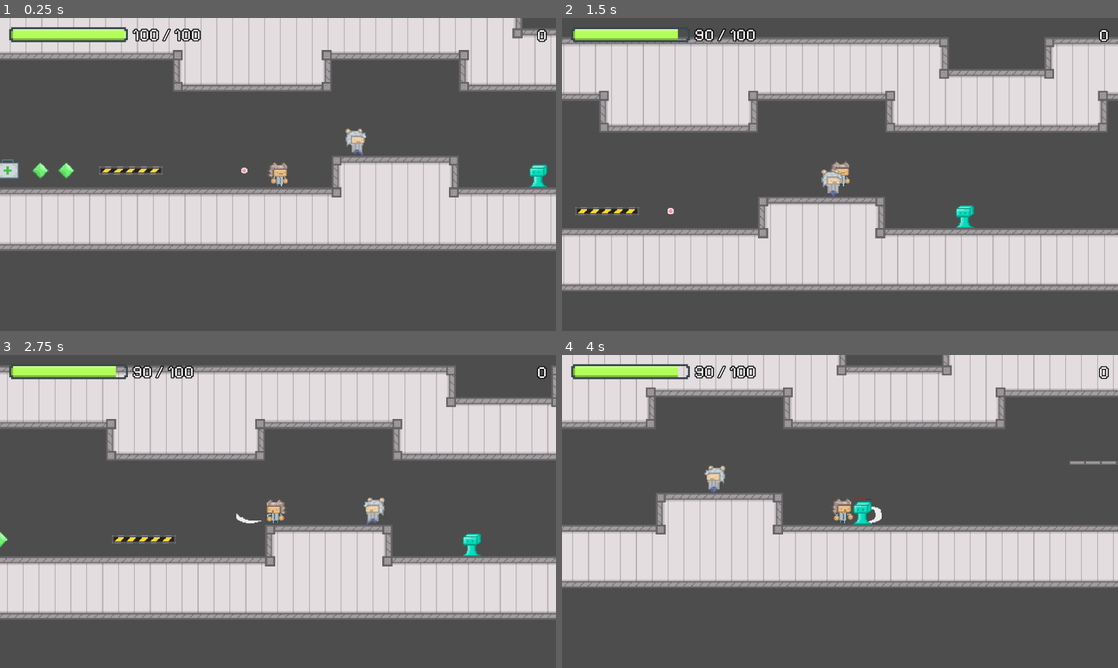
Above: before the commit, frames 1-4 (two rows, left to right).
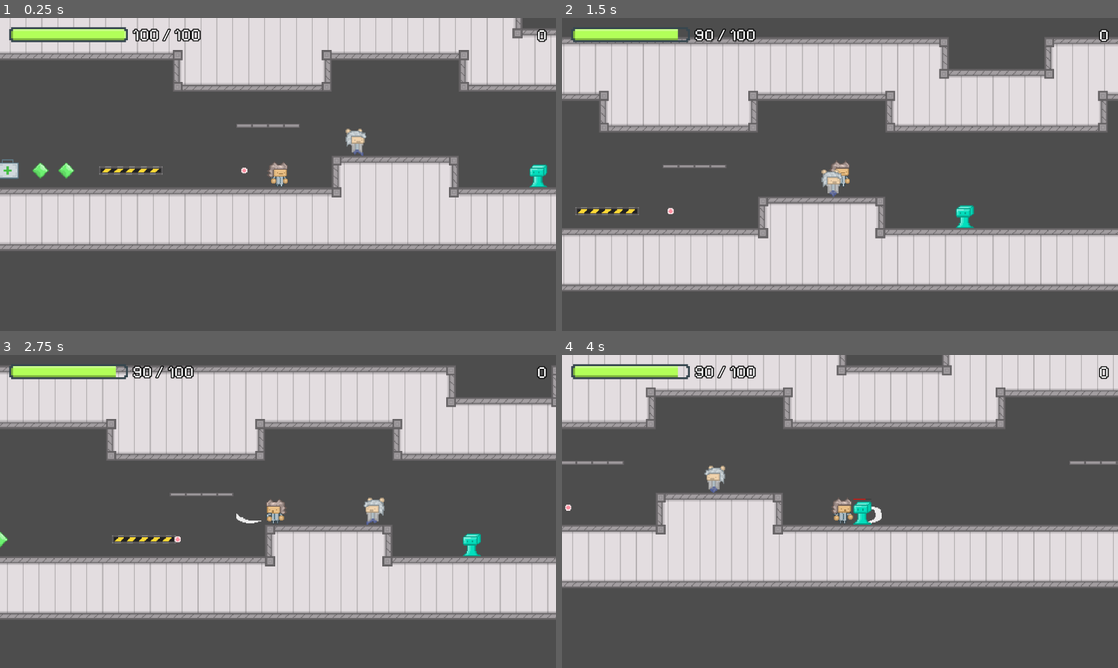
Above: after the commit, the same moments.

Repository: Brian-Magnuson/lab_escape_gd
Game: Godot game, scene res://scenes/level_0.tscn
The game is run twice, just before and just after one commit, with the same random seed, the same clock (stepped at 60 frames per second) and the same inputs.
Inputs (mouse positions are in pixels of both pictures, inside the frame that each line leads up to):
- Up to frame 1 (0.25 s): no input
- Up to frame 2 (1.5 s): move the mouse to (962, 158) at 0.52 s; press the mouse at (962, 158) at 0.53 s; hold D (move_right) from 0.53 s (still down); tap Space (jump) at 0.77 s; move the mouse to (728, 190) at 1.27 s; release the mouse at (728, 190) at 1.28 s; click (728, 190) at 1.35 s
- Up to frame 3 (2.75 s): tap Space (jump) at 1.52 s; move the mouse to (333, 442) at 2.02 s; release D (move_right) at 2.03 s; press the mouse at (333, 442) at 2.03 s; hold A (move_left) from 2.03 s (still down)
- Up to frame 4 (4 s): move the mouse to (812, 574) at 2.77 s; release A (move_left) at 2.78 s; release the mouse at (812, 574) at 2.78 s; hold D (move_right) from 2.78 s (still down); click (812, 574) at 2.85 s; tap Space (jump) at 3.02, 3.77 s; move the mouse to (1006, 558) at 3.52 s; press the mouse at (1006, 558) at 3.53 s

The runs differ from the first frame. In frame 1, less than 0.1% of the frame differs, in the area x 42-54%, y 34-35%; in frame 2, less than 0.1%; in frame 3, less than 0.1%; in frame 4, 0.1%, in the area x 0-11%, y 34-50%.

Commit message:
Adjust physics layers for various bodies

Diff:
--- a/project.godot
+++ b/project.godot
@@ -66,3 +66,8 @@
 "events": [Object(InputEventMouseButton,"resource_local_to_scene":false,"resource_name":"","device":-1,"window_id":0,"a …(258 unchanged characters)…
 ]
 }
+
+[layer_names]
+
+2d_physics/layer_1="Solid"
+2d_physics/layer_2="Semisolid"
--- a/scenes/bullet.tscn
+++ b/scenes/bullet.tscn
@@ -33,7 +33,6 @@
 
 [node name="Bullet" type="StaticBody2D"]
 collision_layer = 0
-collision_mask = 0
 script = ExtResource("1_rhr06")
 
 [node name="AnimatedSprite2D" type="AnimatedSprite2D" parent="."]
--- a/scenes/level_0.tscn
+++ b/scenes/level_0.tscn
@@ -16,7 +16,7 @@
 [ext_resource type="PackedScene" uid="uid://b82vu7iyk8vtu" path="res://scenes/guard.tscn" id="14_g4v4n"]
 [ext_resource type="PackedScene" uid="uid://c20mq3kn18dwh" path="res://scenes/bullet.tscn" id="15_qj06y"]
 
-[sub_resource type="TileSetAtlasSource" id="TileSetAtlasSource_iob1g"]
+[sub_resource type="TileSetAtlasSource" id="TileSetAtlasSource_ah2ou"]
 resource_name = "lab_tiles"
 texture = ExtResource("1_nlk7r")
 texture_region_size = Vector2i(32, 32)
@@ -141,7 +141,7 @@
 4:2/0/terrains_peering_bit/top_side = 0
 4:2/0/terrains_peering_bit/top_right_corner = 0
 
-[sub_resource type="TileSetAtlasSource" id="TileSetAtlasSource_sjgqf"]
+[sub_resource type="TileSetAtlasSource" id="TileSetAtlasSource_eq60s"]
 resource_name = "platforms"
 texture = ExtResource("3_ptloe")
 texture_region_size = Vector2i(32, 32)
@@ -149,22 +149,170 @@
 0:0/0/physics_layer_0/polygon_0/points = PackedVector2Array(-16, -16, 16, -16, 16, -12, -16, -12)
 0:0/0/physics_layer_0/polygon_0/one_way = true
 
-[sub_resource type="TileSet" id="TileSet_omf0s"]
+[sub_resource type="TileSet" id="TileSet_r2rlc"]
 tile_size = Vector2i(32, 32)
 physics_layer_0/collision_layer = 1
 terrain_set_0/mode = 0
 terrain_set_0/terrain_0/name = "Terrain 0"
 terrain_set_0/terrain_0/color = Color(0.5, 0.34375, 0.25, 1)
-sources/0 = SubResource("TileSetAtlasSource_iob1g")
-sources/1 = SubResource("TileSetAtlasSource_sjgqf")
+sources/0 = SubResource("TileSetAtlasSource_ah2ou")
+sources/1 = SubResource("TileSetAtlasSource_eq60s")
+
+[sub_resource type="TileSetAtlasSource" id="TileSetAtlasSource_khyoe"]
+resource_name = "lab_tiles"
+texture = ExtResource("1_nlk7r")
+texture_region_size = Vector2i(32, 32)
+0:0/0 = 0
+0:0/0/terrain_set = 0
+0:0/0/terrain = 0
+0:0/0/physics_layer_0/polygon_0/points = PackedVector2Array(-16, -16, 16, -16, 16, 16, -16, 16)
+0:0/0/terrains_peering_bit/right_side = 0
+0:0/0/terrains_peering_bit/bottom_right_corner = 0
+0:0/0/terrains_peering_bit/bottom_side = 0
+1:0/0 = 0
+1:0/0/terrain_set = 0
+1:0/0/terrain = 0
+1:0/0/physics_layer_0/polygon_0/points = PackedVector2Array(-16, -16, 16, -16, 16, 16, -16, 16)
+1:0/0/terrains_peering_bit/right_side = 0
+1:0/0/terrains_peering_bit/bottom_right_corner = 0
+1:0/0/terrains_peering_bit/bottom_side = 0
+1:0/0/terrains_peering_bit/bottom_left_corner = 0
+1:0/0/terrains_peering_bit/left_side = 0
+2:0/0 = 0
+2:0/0/terrain_set = 0
+2:0/0/terrain = 0
+2:0/0/physics_layer_0/polygon_0/points = PackedVector2Array(-16, -16, 16, -16, 16, 16, -16, 16)
+2:0/0/terrains_peering_bit/bottom_side = 0
+2:0/0/terrains_peering_bit/bottom_left_corner = 0
+2:0/0/terrains_peering_bit/left_side = 0
+0:1/0 = 0
+0:1/0/terrain_set = 0
+0:1/0/terrain = 0
+0:1/0/physics_layer_0/polygon_0/points = PackedVector2Array(-16, -16, 16, -16, 16, 16, -16, 16)
+0:1/0/terrains_peering_bit/right_side = 0
+0:1/0/terrains_peering_bit/bottom_right_corner = 0
+0:1/0/terrains_peering_bit/bottom_side = 0
+0:1/0/terrains_peering_bit/top_side = 0
+0:1/0/terrains_peering_bit/top_right_corner = 0
+1:1/0 = 0
+1:1/0/terrain_set = 0
+1:1/0/terrain = 0
+1:1/0/physics_layer_0/polygon_0/points = PackedVector2Array(-16, -16, 16, -16, 16, 16, -16, 16)
+1:1/0/terrains_peering_bit/right_side = 0
+1:1/0/terrains_peering_bit/bottom_right_corner = 0
+1:1/0/terrains_peering_bit/bottom_side = 0
+1:1/0/terrains_peering_bit/bottom_left_corner = 0
+1:1/0/terrains_peering_bit/left_side = 0
+1:1/0/terrains_peering_bit/top_left_corner = 0
+1:1/0/terrains_peering_bit/top_side = 0
+1:1/0/terrains_peering_bit/top_right_corner = 0
+2:1/0 = 0
+2:1/0/terrain_set = 0
+2:1/0/terrain = 0
+2:1/0/physics_layer_0/polygon_0/points = PackedVector2Array(-16, -16, 16, -16, 16, 16, -16, 16)
+2:1/0/terrains_peering_bit/bottom_side = 0
+2:1/0/terrains_peering_bit/bottom_left_corner = 0
+2:1/0/terrains_peering_bit/left_side = 0
+2:1/0/terrains_peering_bit/top_left_corner = 0
+2:1/0/terrains_peering_bit/top_side = 0
+3:1/0 = 0
+3:1/0/terrain_set = 0
+3:1/0/terrain = 0
+3:1/0/physics_layer_0/polygon_0/points = PackedVector2Array(-16, -16, 16, -16, 16, 16, -16, 16)
+3:1/0/terrains_peering_bit/right_side = 0
+3:1/0/terrains_peering_bit/bottom_side = 0
+3:1/0/terrains_peering_bit/bottom_left_corner = 0
+3:1/0/terrains_peering_bit/left_side = 0
+3:1/0/terrains_peering_bit/top_left_corner = 0
+3:1/0/terrains_peering_bit/top_side = 0
+3:1/0/terrains_peering_bit/top_right_corner = 0
+4:1/0 = 0
+4:1/0/terrain_set = 0
+4:1/0/terrain = 0
+4:1/0/physics_layer_0/polygon_0/points = PackedVector2Array(-16, -16, 16, -16, 16, 16, -16, 16)
+4:1/0/terrains_peering_bit/right_side = 0
+4:1/0/terrains_peering_bit/bottom_right_corner = 0
+4:1/0/terrains_peering_bit/bottom_side = 0
+4:1/0/terrains_peering_bit/left_side = 0
+4:1/0/terrains_peering_bit/top_left_corner = 0
+4:1/0/terrains_peering_bit/top_side = 0
+4:1/0/terrains_peering_bit/top_right_corner = 0
+0:2/0 = 0
+0:2/0/terrain_set = 0
+0:2/0/terrain = 0
+0:2/0/physics_layer_0/polygon_0/points = PackedVector2Array(-16, -16, 16, -16, 16, 16, -16, 16)
+0:2/0/terrains_peering_bit/right_side = 0
+0:2/0/terrains_peering_bit/top_side = 0
+0:2/0/terrains_peering_bit/top_right_corner = 0
+1:2/0 = 0
+1:2/0/terrain_set = 0
+1:2/0/terrain = 0
+1:2/0/physics_layer_0/polygon_0/points = PackedVector2Array(-16, -16, 16, -16, 16, 16, -16, 16)
+1:2/0/terrains_peering_bit/right_side = 0
+1:2/0/terrains_peering_bit/left_side = 0
+1:2/0/terrains_peering_bit/top_left_corner = 0
+1:2/0/terrains_peering_bit/top_side = 0
+1:2/0/terrains_peering_bit/top_right_corner = 0
+2:2/0 = 0
+2:2/0/terrain_set = 0
+2:2/0/terrain = 0
+2:2/0/physics_layer_0/polygon_0/points = PackedVector2Array(-16, -16, 16, -16, 16, 16, -16, 16)
+2:2/0/terrains_peering_bit/left_side = 0
+2:2/0/terrains_peering_bit/top_left_corner = 0
+2:2/0/terrains_peering_bit/top_side = 0
+3:2/0 = 0
+3:2/0/terrain_set = 0
+3:2/0/terrain = 0
+3:2/0/physics_layer_0/polygon_0/points = PackedVector2Array(-16, -16, 16, -16, 16, 16, -16, 16)
+3:2/0/terrains_peering_bit/right_side = 0
+3:2/0/terrains_peering_bit/bottom_right_corner = 0
+3:2/0/terrains_peering_bit/bottom_side = 0
+3:2/0/terrains_peering_bit/bottom_left_corner = 0
+3:2/0/terrains_peering_bit/left_side = 0
+3:2/0/terrains_peering_bit/top_left_corner = 0
+3:2/0/terrains_peering_bit/top_side = 0
+4:2/0 = 0
+4:2/0/terrain_set = 0
+4:2/0/terrain = 0
+4:2/0/physics_layer_0/polygon_0/points = PackedVector2Array(-16, -16, 16, -16, 16, 16, -16, 16)
+4:2/0/terrains_peering_bit/right_side = 0
+4:2/0/terrains_peering_bit/bottom_right_corner = 0
+4:2/0/terrains_peering_bit/bottom_side = 0
+4:2/0/terrains_peering_bit/bottom_left_corner = 0
+4:2/0/terrains_peering_bit/left_side = 0
+4:2/0/terrains_peering_bit/top_side = 0
+4:2/0/terrains_peering_bit/top_right_corner = 0
+
+[sub_resource type="TileSetAtlasSource" id="TileSetAtlasSource_75b4n"]
+resource_name = "platforms"
+texture = ExtResource("3_ptloe")
+texture_region_size = Vector2i(32, 32)
+0:0/0 = 0
+0:0/0/physics_layer_0/polygon_0/points = PackedVector2Array(-16, -16, 16, -16, 16, -12, -16, -12)
+0:0/0/physics_layer_0/polygon_0/one_way = true
+
+[sub_resource type="TileSet" id="TileSet_ft4he"]
+tile_size = Vector2i(32, 32)
+physics_layer_0/collision_layer = 2
+physics_layer_0/collision_mask = 0
+terrain_set_0/mode = 0
+terrain_set_0/terrain_0/name = "Terrain 0"
+terrain_set_0/terrain_0/color = Color(0.5, 0.34375, 0.25, 1)
+sources/0 = SubResource("TileSetAtlasSource_khyoe")
+sources/1 = SubResource("TileSetAtlasSource_75b4n")
 
 [node name="Level0" type="Node"]
 script = ExtResource("1_bqruw")
 
-[node name="TileMapLayer" type="TileMapLayer" parent="."]
+[node name="Foreground" type="TileMapLayer" parent="."]
 texture_filter = 1
-tile_map_data = PackedByteArray("AAAEAAwAAAAAAAIAAAAEABAAAAA …(2832 unchanged characters)… AAAEAAAAdAA0AAAAAAAEAAAAdAAwAAAAAAAEAAAAWAA4AAQAAAAAAAAAXAA4AAQAAAAAAAAAYAA4AAQAAAAAAAAAZAA4AAQAAAAAAAAAaAA4AAQAAAAAAAAA=")
-tile_set = SubResource("TileSet_omf0s")
+tile_map_data = PackedByteArray("AAAEAAwAAAAAAAIAAAAEABAAAAA …(2832 unchanged characters)… AAAEAAAAdAA0AAAAAAAEAAAAdAAwAAAAAAAEAAAA=")
+tile_set = SubResource("TileSet_r2rlc")
+
+[node name="ForegroundPlatforms" type="TileMapLayer" parent="."]
+texture_filter = 1
+tile_map_data = PackedByteArray("AAAWAA4AAQAAAAAAAAAXAA4AAQAAAAAAAAAYAA4AAQAAAAAAAAAZAA4AAQAAAAAAAAAaAA4AAQAAAAAAAAAGAA4AAQAAAAAAAAAHAA4AAQAAAAAAAAA=")
+tile_set = SubResource("TileSet_ft4he")
 
 [node name="Player" parent="." instance=ExtResource("2_11nw6")]
 position = Vector2(234, 491)
--- a/scenes/lift.tscn
+++ b/scenes/lift.tscn
@@ -20,6 +20,8 @@
 rotates = false
 
 [node name="AnimatableBody2D" type="AnimatableBody2D" parent="PathFollow2D"]
+collision_layer = 2
+collision_mask = 0
 sync_to_physics = false
 
 [node name="CollisionShape2D" type="CollisionShape2D" parent="PathFollow2D/AnimatableBody2D"]
--- a/scenes/player.tscn
+++ b/scenes/player.tscn
@@ -227,6 +227,7 @@
 size = Vector2(19, 24)
 
 [node name="Player" type="CharacterBody2D" groups=["player"]]
+collision_mask = 3
 script = ExtResource("1_7ka4d")
 metadata/_edit_group_ = true
 
--- a/scripts/guard.gd
+++ b/scripts/guard.gd
@@ -56,7 +56,7 @@
 		var bullet_inst = bullet.instantiate() as Node2D
 		var v1 = $PathFollow2D.global_position
 		var v2 = player.global_position
-		bullet_inst.position = v1 - 30 * (v1 - v2).normalized()
+		bullet_inst.position = v1 - 20 * (v1 - v2).normalized()
 		get_tree().root.add_child(bullet_inst)
 
 func _on_detection_zone_body_exited(body: Node2D) -> void:
Not shown: 1 places in scenes/level_0.tscn that only renumber resources
